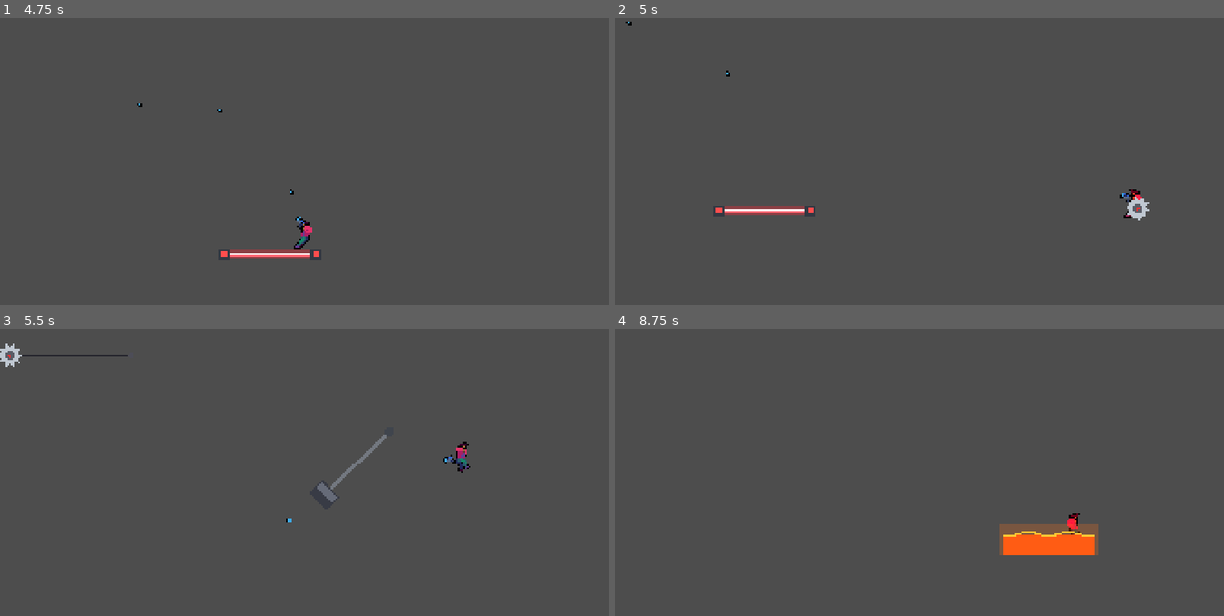
Above: before the commit, frames 1-4 (two rows, left to right).
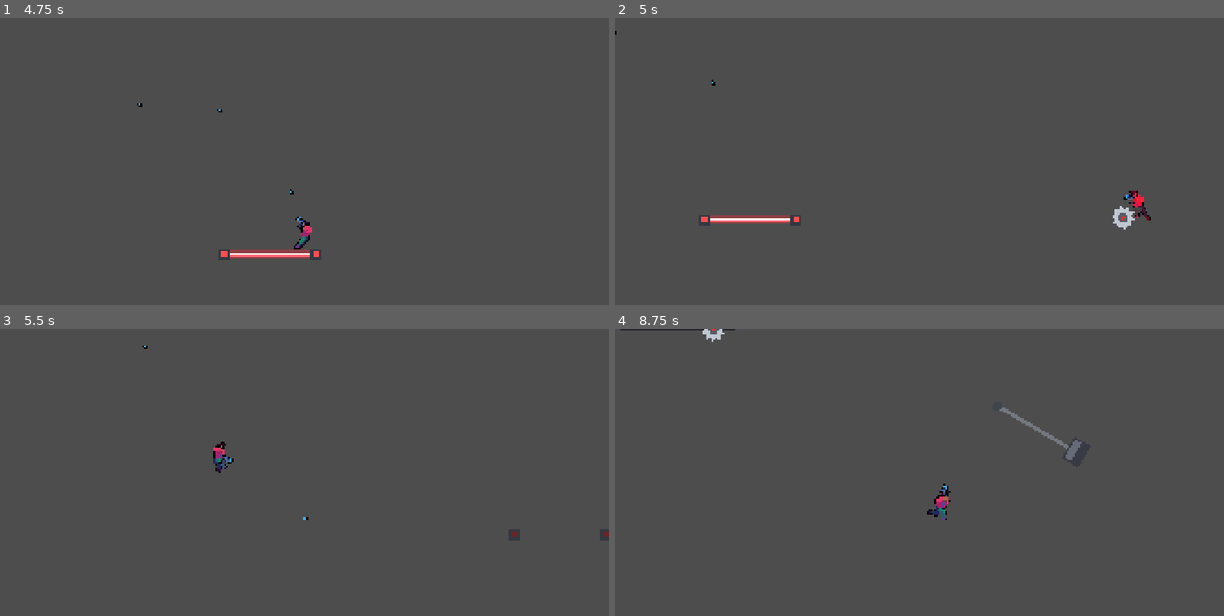
Above: after the commit, the same moments.

Repository: jross-iscteiul/gamejam2026
Game: Godot game, scene res://tests/hazard_test/test_hazards.tscn
Same seed, same stepped clock (60 frames per second), same inputs: the game is played once before the commit and once after it. This scene is started directly instead of the project's main scene. Sound files missing from this copy of the repository are replaced by a short silence.
Inputs (mouse positions are in pixels of both pictures, inside the frame that each line leads up to):
- Up to frame 1 (4.75 s): tap Enter at 0.5 s; move the mouse to (438, 172) at 0.52 s; hold D (move_right) 0.53-1.25 s; hold E (interact) 0.53-1.25 s; tap Shift (dash) at 0.6, 3.6 s; click (438, 172) at 0.67 s; tap Space (jump) at 0.77, 1.07, 2.3, 3.77, 4.07 s; drag from (182, 207) to (499, 230) at 1.27 s; move the mouse to (365, 112) at 2.02 s; hold A (move_left) 2.03-2.75 s; hold Right mouse button (shield) 2.03-2.75 s; drag from (274, 259) to (371, 193) at 2.77 s; move the mouse to (487, 241) at 3.52 s; hold D (move_right) 3.53-4.25 s; hold E (interact) 3.53-4.25 s; drag from (121, 138) to (213, 104) at 4.27 s
- Up to frame 2 (5 s): no input
- Up to frame 3 (5.5 s): move the mouse to (334, 501) at 5.02 s; hold D (move_right) from 5.03 s (still down); hold Right mouse button (shield) from 5.03 s (still down); click (334, 501) at 5.17 s; tap Space (jump) at 5.3 s
- Up to frame 4 (8.75 s): release D (move_right) at 5.75 s; release Right mouse button (shield) at 5.75 s; drag from (828, 415) to (797, 518) at 5.77 s; move the mouse to (1053, 483) at 6.52 s; hold A (move_left) 6.53-7.25 s; hold E (interact) 6.53-7.25 s; tap 1 at 6.6 s; tap Space (jump) at 6.77, 7.07 s; drag from (797, 518) to (889, 570) at 7.27 s; move the mouse to (980, 423) at 8.02 s; hold D (move_right) from 8.03 s (still down); hold Space (jump) from 8.03 s (still down); tap F at 8.1 s

Frame 1 is identical in both runs. In frame 2, 1.5% of the frame differs, in the area x 0-88%, y 1-74%; in frame 3, 1.1%; in frame 4, 2.5%, in the area x 0-80%, y 0-79%.

Commit message:
[hazards] lasers and blades knock the player back and stun until landing
- hazard.gd: shared knockback on touch (export knockback/stun, knockback_impulse());
  the hammer now uses it instead of its own handler, same push, no stun
- laser/blade: knockback 280 with stun; horizontal lasers push back against the
  player's travel, everything else pushes away from the hitbox
- player.gd: apply_knockback(impulse, stun); while stunned no steering, jumping
  or dashing until the player lands; cleared on respawn
- jarvis.gd: don't sell a double jump while the player is stunned
- tests: laser/blade knockback + stun, and stun locks steering until landing

Diff:
--- a/characters/jarvis/jarvis.gd
+++ b/characters/jarvis/jarvis.gd
@@ -234,7 +234,7 @@
 func _handle_boost_jump_input() -> void:
 	if player.is_on_floor():
 		_boosted_this_air = false
-	if not Input.is_action_just_pressed("jump") or player.can_jump() or _boosted_this_air:
+	if not Input.is_action_just_pressed("jump") or player.can_jump() or player.stunned or _boosted_this_air:
 		return
 	if _buy(&"boost_jump"):
 		_boosted_this_air = true
--- a/characters/player/player.gd
+++ b/characters/player/player.gd
@@ -5,6 +5,7 @@
 ## Dash, the double jump (boost_jump) and shield are sold by JARVIS (Package 2): it reads that input,
 ## pays tokens and calls the API.
 ## Pits call respawn(); checkpoints move respawn_point.
+## Lasers and blades knock the player back and lock steering until it lands (`stunned`).
 
 signal skin_changed(skin: PlayerSkin)
 
@@ -61,6 +62,8 @@
 var facing: int = 1
 var respawn_point: Vector2
 var shielded: bool = false
+## Set by stunning hazard hits; no steering, jumping or dashing until the player lands.
+var stunned: bool = false
 
 var _skin: PlayerSkin
 var _move_direction: int = 1
@@ -126,18 +129,23 @@
 
 func _move(delta: float) -> void:
 	var on_floor := is_on_floor()
+	# velocity.y < 0 means the knockback hop hasn't left the floor yet.
+	if on_floor and velocity.y >= 0.0:
+		stunned = false
 	if on_floor:
 		_air_jumps_left = maxi(_air_jumps_left, air_jumps) # keeps an unused boost_jump()
 		_can_air_dash = true
 
-	var input_x := Input.get_axis("move_left", "move_right")
+	var input_x := 0.0 if stunned else Input.get_axis("move_left", "move_right")
 	if _dash_time_left > 0.0: # straight horizontal burst, gravity paused
 		_dash_time_left -= delta
 		velocity = Vector2(facing * dash_speed, 0.0)
 	else:
 		if not on_floor:
 			velocity.y = minf(velocity.y + gravity * delta, max_fall_speed)
-		if Input.is_action_just_pressed("jump"):
+		if stunned:
+			pass
+		elif Input.is_action_just_pressed("jump"):
 			if on_floor:
 				velocity.y = -jump_velocity
 				_play(_jump_sound)
@@ -149,7 +157,7 @@
 			velocity.y *= jump_cut
 
 		var acceleration := ground_acceleration if on_floor else air_acceleration
-		if _knockback_left > 0.0: # let a hazard push play out before steering resumes
+		if _knockback_left > 0.0 or stunned: # let a hazard push play out before steering resumes
 			_knockback_left -= delta
 		else:
 			# Clamp first so dash speed doesn't carry over once the dash ends.
@@ -169,7 +177,7 @@
 
 ## Player API: short horizontal burst, one per airtime. Only the x sign of direction is used.
 func dash(direction: Vector2) -> void:
-	if _is_dead or _dash_cooldown_left > 0.0 or not (is_on_floor() or _can_air_dash):
+	if not can_dash():
 		return
 	if direction.x != 0.0:
 		facing = 1 if direction.x > 0.0 else -1
@@ -181,18 +189,20 @@
 	_can_air_dash = is_on_floor()
 
 
-## Hazard API: push the player (e.g. hammer hits). Ignored while dead.
-func apply_knockback(impulse: Vector2) -> void:
+## Hazard API: push the player (e.g. hammer hits). With stun, steering stays locked until it lands.
+## Ignored while dead.
+func apply_knockback(impulse: Vector2, stun := false) -> void:
 	if _is_dead:
 		return
 	velocity = impulse
 	_dash_time_left = 0.0
 	_knockback_left = 0.2
+	stunned = stunned or stun
 
 
 ## Player API: true when dash() would start a dash right now (JARVIS checks before charging).
 func can_dash() -> bool:
-	return not _is_dead and _dash_cooldown_left <= 0.0 and (is_on_floor() or _can_air_dash)
+	return not _is_dead and not stunned and _dash_cooldown_left <= 0.0 and (is_on_floor() or _can_air_dash)
 
 
 ## Player API: last horizontal direction the player moved in (-1 or 1); the dash key dashes this way.
@@ -246,6 +256,7 @@
 	_dash_time_left = 0.0
 	_dash_cooldown_left = 0.0
 	_knockback_left = 0.0
+	stunned = false
 	_air_jumps_left = air_jumps
 	_can_air_dash = true
 	_camera.reset_smoothing()
--- a/objects/hazards/blade.gd
+++ b/objects/hazards/blade.gd
@@ -1,6 +1,6 @@
 @tool
 extends Hazard
-## Spinning saw blade (1 HP). Fixed when `travel` is zero, otherwise eases back and forth
+## Spinning saw blade (1 HP); a hit knocks the player away and stuns it until it lands. Fixed when `travel` is zero, otherwise eases back and forth
 ## between its origin and origin + travel, pausing at each end. The track is drawn as a line.
 
 const RADIUS := 13.0
--- a/objects/hazards/blade.tscn
+++ b/objects/hazards/blade.tscn
@@ -4,3 +4,5 @@
 
 [node name="Blade" type="Node2D"]
 script = ExtResource("1")
+knockback = 280.0
+stun = true
--- a/objects/hazards/hammer.gd
+++ b/objects/hazards/hammer.gd
@@ -1,12 +1,11 @@
 @tool
 extends Hazard
 ## Pendulum hammer hanging from its origin (the pivot). The head deals 1 HP and knocks the
-## player away from the pivot through the player's apply_knockback() if it has one.
+## player away from the pivot (knockback set in hammer.tscn).
 
 @export var length := 96.0
 @export_range(10.0, 85.0) var max_angle := 60.0
 @export var period := 2.4
-@export var knockback := 320.0
 ## Seconds added to the swing clock so neighbouring hammers swing out of step.
 @export var phase := 0.0
 
@@ -21,8 +20,7 @@
 	_arm = Node2D.new()
 	_arm.name = "Arm"
 	add_child(_arm)
-	var hitbox := make_hitbox(rect(HEAD), Vector2(0, length), _arm)
-	hitbox.area_entered.connect(_on_hit)
+	make_hitbox(rect(HEAD), Vector2(0, length), _arm)
 
 
 func angle_at(clock: float) -> float:
@@ -34,14 +32,11 @@
 		_arm.rotation = angle_at(time)
 
 
-func _on_hit(area: Area2D) -> void:
-	var player := area.get_parent()
-	if not player.has_method("apply_knockback"):
-		return
-	var side := signf(player.global_position.x - global_position.x)
-	if absf(player.global_position.x - global_position.x) < 4.0: # right under the pivot: follow the swing
+func knockback_impulse(target: Node2D) -> Vector2:
+	var side := signf(target.global_position.x - global_position.x)
+	if absf(target.global_position.x - global_position.x) < 4.0: # right under the pivot: follow the swing
 		side = signf(cos(TAU * (time + phase) / (period / difficulty)))
-	player.apply_knockback(Vector2(side * knockback, -knockback * 0.45))
+	return Vector2(side * knockback, -knockback * 0.45)
 
 
 func _draw() -> void:
--- a/objects/hazards/hammer.tscn
+++ b/objects/hazards/hammer.tscn
@@ -4,3 +4,4 @@
 
 [node name="Hammer" type="Node2D"]
 script = ExtResource("1")
+knockback = 320.0
--- a/objects/hazards/hazard.gd
+++ b/objects/hazards/hazard.gd
@@ -9,6 +9,10 @@
 
 ## Speed/timing multiplier set per level by the generator (1.0 = level 1). Never scales damage.
 @export_range(0.5, 3.0) var difficulty: float = 1.0
+## Knockback speed on touch, through the player's apply_knockback() (0 = no push).
+@export var knockback: float = 0.0
+## Lock the player's steering until it lands after the knockback.
+@export var stun: bool = false
 
 var time := 0.0
 
@@ -34,7 +38,22 @@
 	collision.position = offset
 	hitbox.add_child(collision)
 	parent.add_child(hitbox)
+	hitbox.area_entered.connect(_on_touch)
 	return hitbox
+
+
+func _on_touch(area: Area2D) -> void:
+	var player := area.get_parent()
+	if knockback > 0.0 and player.has_method("apply_knockback"):
+		player.apply_knockback(knockback_impulse(player), stun)
+
+
+## Knockback velocity: sideways away from the hitbox plus a hop.
+## Dead centre pushes the player back the way it faces.
+func knockback_impulse(target: Node2D) -> Vector2:
+	var dx := target.global_position.x - (find_child("Hitbox", true, false) as Node2D).global_position.x
+	var side := signf(dx) if absf(dx) >= 4.0 else -float(target.get("facing"))
+	return Vector2(side * knockback, -knockback * 0.45)
 
 
 static func rect(size: Vector2) -> RectangleShape2D:
--- a/objects/hazards/laser.gd
+++ b/objects/hazards/laser.gd
@@ -1,6 +1,7 @@
 @tool
 extends Hazard
 ## Timed laser beam between two emitters: off -> warning flicker (harmless) -> on (1 HP).
+## A hit knocks the player back and stuns it until it lands (knockback/stun set in laser.tscn).
 ## Origin = first emitter; the beam runs `length` px right (or down if `vertical`).
 
 @export var length := 128.0
@@ -42,6 +43,15 @@
 	return "off" if t < off else "warn" if t < off + warn else "on"
 
 
+## A horizontal beam is crossed, not approached sideways: push back against the player's travel.
+func knockback_impulse(target: Node2D) -> Vector2:
+	if vertical:
+		return super(target)
+	var vx: float = target.get("velocity").x
+	var side := -signf(vx) if absf(vx) > 5.0 else -float(target.get("facing"))
+	return Vector2(side * knockback, -knockback * 0.45)
+
+
 func _set_beam(active: bool) -> void:
 	_hitbox.get_child(0).set_deferred("disabled", not active)
 
--- a/objects/hazards/laser.tscn
+++ b/objects/hazards/laser.tscn
@@ -4,3 +4,5 @@
 
 [node name="Laser" type="Node2D"]
 script = ExtResource("1")
+knockback = 280.0
+stun = true
--- a/tests/hazard_test/test_hazards.gd
+++ b/tests/hazard_test/test_hazards.gd
@@ -19,6 +19,7 @@
 var failures := 0
 var mark := Vector2.ZERO
 var hit_at := Vector2.INF
+var stun_seen := false
 
 
 func _ready() -> void:
@@ -55,6 +56,8 @@
 	health.restore()
 	hits = 0
 	hit_at = Vector2.INF
+	player.stunned = false
+	stun_seen = false
 
 
 func _check(ok: bool, msg: String) -> void:
@@ -64,6 +67,7 @@
 
 func _physics_process(_delta: float) -> void:
 	frame += 1
+	stun_seen = stun_seen or player.stunned
 	match [step, frame]:
 		[0, 10]: # toxic: standing in it hurts every time invincibility (0.65 s) runs out
 			_spawn(TOXIC, Vector2(160, -32), {"size": Vector2(96, 32)})
@@ -83,15 +87,34 @@
 			_check(hits == 0, "laser: harmless while off/warning (got %d)" % hits)
 		[1, 160]:
 			_check(hits >= 1, "laser: hurts while on (got %d)" % hits)
+			_check(hit_at != Vector2.INF and absf(player.global_position.x - hit_at.x) > 16.0,
+				"laser: knocked back (hit at x=%.0f, now x=%.0f)" % [hit_at.x, player.global_position.x])
+			_check(stun_seen and not player.stunned, "laser: stunned, then free again after landing")
 			_next()
 		[2, 1]: # blades
 			_spawn(BLADE, Vector2(1400, -14))
 			_place(Vector2(1400, -20))
 		[2, 15]:
 			_check(hits == 1, "fixed blade: 1 HP on contact (got %d)" % hits)
+			_check(absf(player.global_position.x - 1400.0) > 16.0 and stun_seen,
+				"fixed blade: knocked back and stunned (now x=%.0f)" % player.global_position.x)
 			var b: Node = _spawn(BLADE, Vector2(1600, -200), {"travel": Vector2(128, 0), "seconds_one_way": 1.0, "pause": 0.3})
 			_check(b.offset_at(1.3).is_equal_approx(Vector2(128, 0)) and b.offset_at(2.6).is_zero_approx(),
 				"track blade reaches both ends of its track")
+			_place(Vector2(600, -20))
+		[2, 60]: # stun: holding right does nothing until the player lands
+			_place(Vector2(600, -20))
+			player.apply_knockback(Vector2(-200, -200), true)
+			Input.action_press("move_right")
+			Input.action_press("jump")
+		[2, 70]:
+			_check(player.stunned and player.velocity.x == -200.0 and not player.can_dash(),
+				"stun: no steering or dash in the air (vx=%.0f)" % player.velocity.x)
+		[2, 120]:
+			_check(not player.stunned and player.velocity.x > 0.0,
+				"stun: steering back after landing (vx=%.0f)" % player.velocity.x)
+			Input.action_release("move_right")
+			Input.action_release("jump")
 			_place(Vector2(600, -20))
 			_next()
 		[3, 1]: # hammer: 1 HP and pushed away from the pivot
